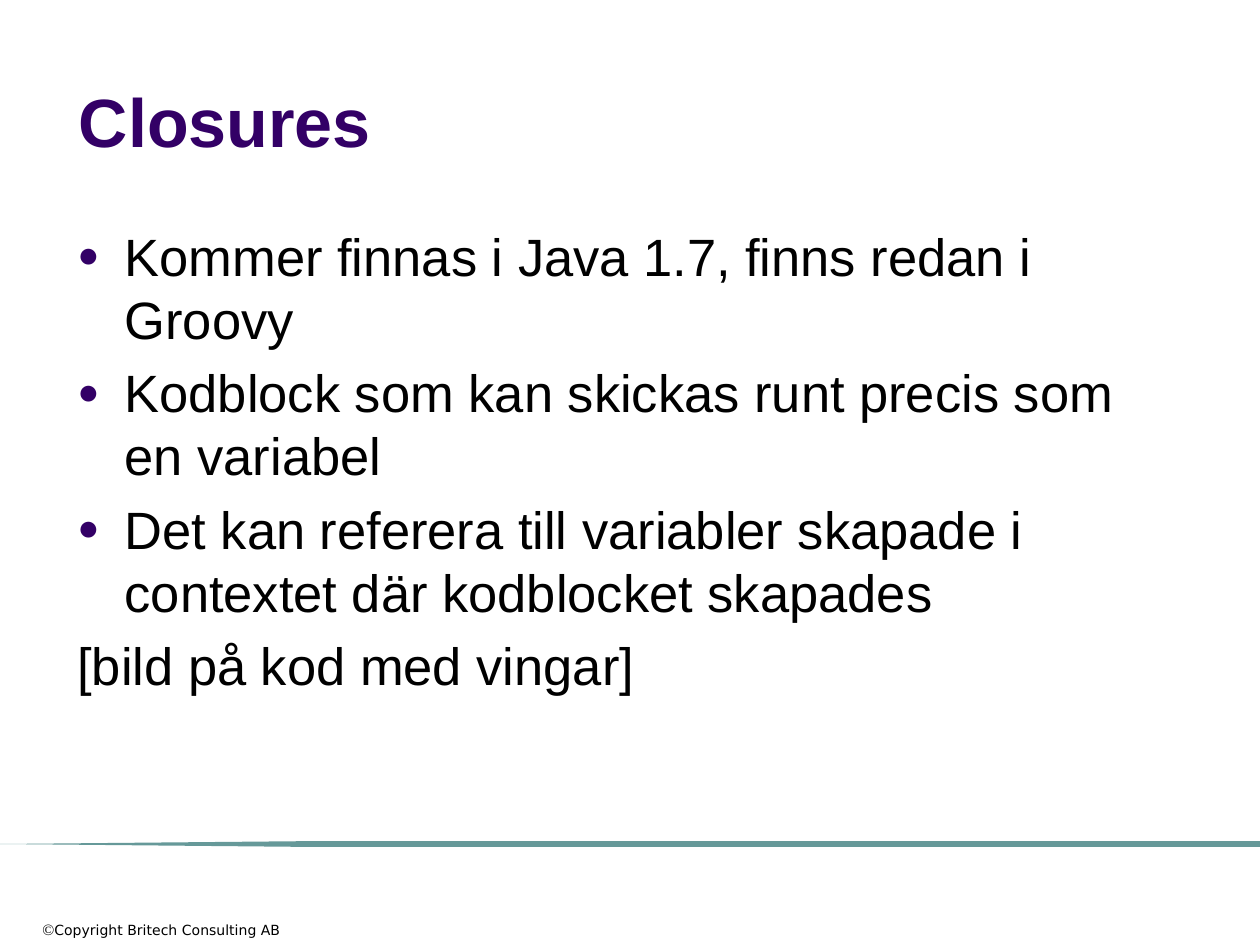
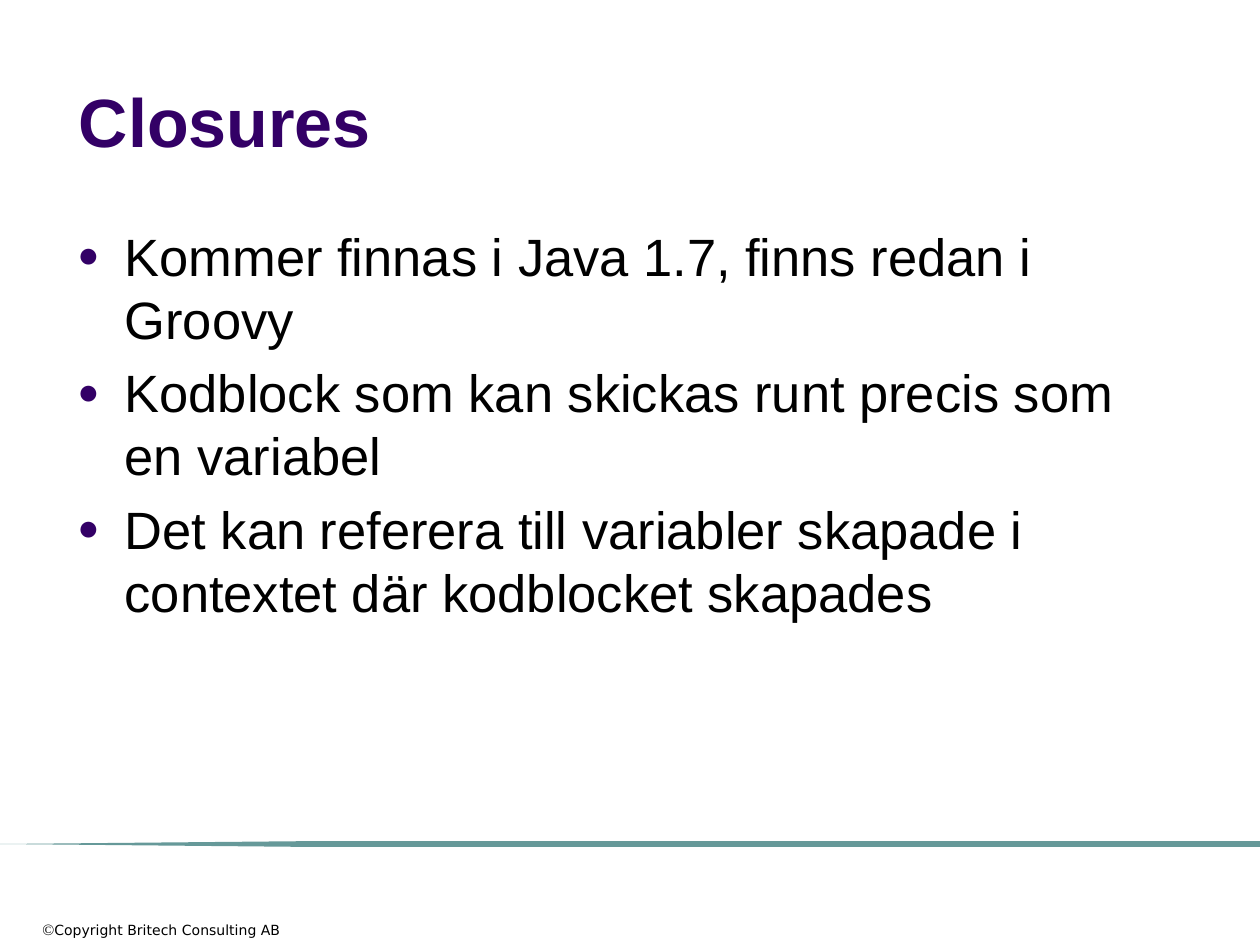
Before and after one commit to me97esn/groovyseminarium, a slide deck: slide 10 of groovyseminarie/dokument/groovyseminarium_source_w_logo.pptx. Drawn at 1260x945 pixels with LibreOffice and Linux fonts; fonts in the diff are those of the drawing; background and template pictures are left out. Boxes give left, top, right and bottom in pixels: in the first picture for what was removed or moved away, otherwise in the second. Text is boxed around its words. In the diff, an @@ line names an element or a change of style, - is before the commit and + after.

```diff
--- a/groovyseminarie/dokument/groovyseminarium_source_w_logo.pptx
+++ b/groovyseminarie/dokument/groovyseminarium_source_w_logo.pptx
@@ text at [77,643,634,696]: paragraph removed @@
-[bild på kod med vingar]
```
Also in this commit, not shown: 10 other slides changed, 1 slide added, 3 other files.
